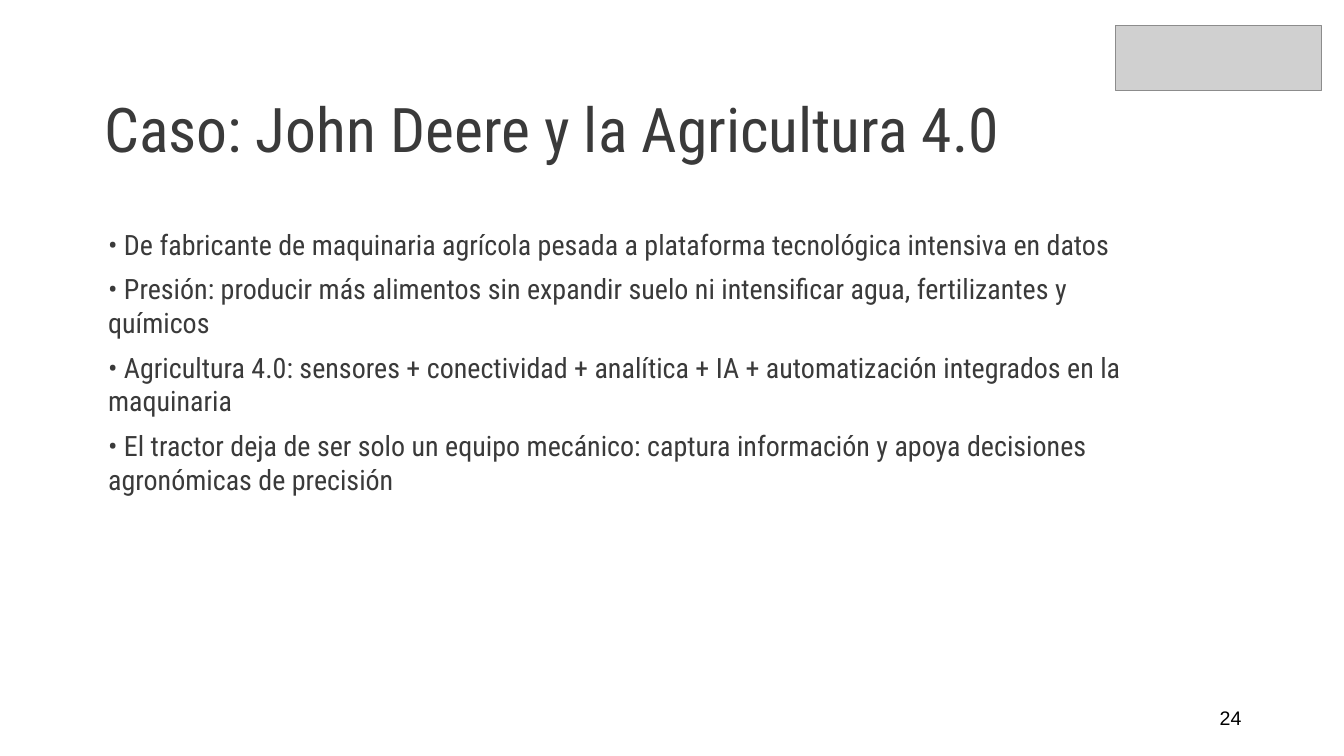
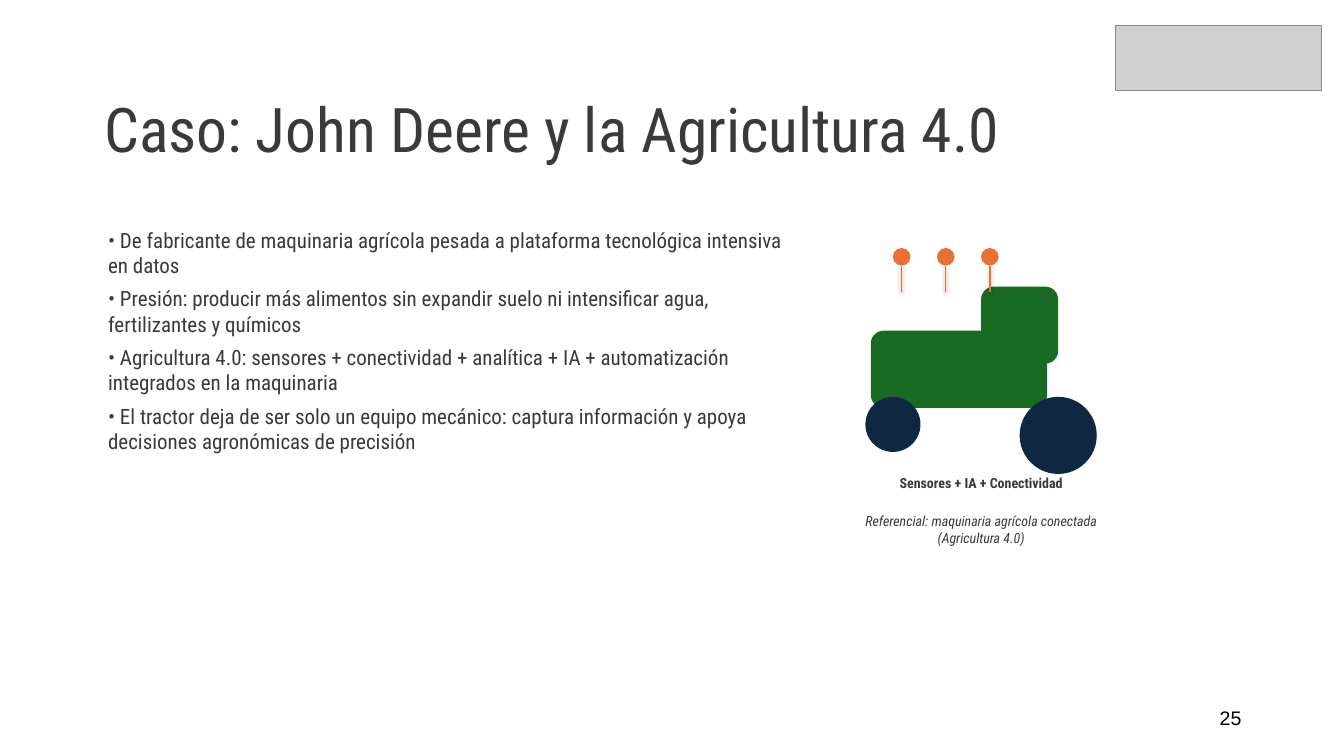
Before and after one commit to diegozamoranoWP/Diplomado-PUCV, a slide deck: slide 25 of Modulo_3_Transformacion_Digital/Clase_1_Transformacion_Digital.pptx (slide 24 before the commit). Drawn at 1344x756 pixels with LibreOffice and Linux fonts; fonts in the diff are those of the drawing; grey boxes stand for pictures. Boxes give left, top, right and bottom in pixels: in the first picture for what was removed or moved away, otherwise in the second. Text is boxed around its words. In the diff, an @@ line names an element or a change of style, - is before the commit and + after.

```diff
--- a/Modulo_3_Transformacion_Digital/Clase_1_Transformacion_Digital.pptx
+++ b/Modulo_3_Transformacion_Digital/Clase_1_Transformacion_Digital.pptx
@@ text "• De fabricante de maquinaria ..." at [108, 232, 781, 454]: size 20 to 15 pt; less space between paragraphs @@
@@ ellipse added at [893, 248, 910, 265], fill #E97132 @@
@@ line added from (902, 266) to (902, 292), #E97132 1 pt @@
@@ ellipse added at [938, 248, 955, 265], fill #E97132 @@
@@ line added from (946, 266) to (946, 292), #E97132 1 pt @@
@@ ellipse added at [981, 248, 998, 265], fill #E97132 @@
@@ line added from (990, 266) to (990, 292), #E97132 1 pt @@
@@ rounded rectangle added at [981, 286, 1059, 364], fill #196B24 @@
@@ rounded rectangle added at [871, 331, 1048, 408], fill #196B24 @@
@@ ellipse added at [865, 397, 921, 453], fill #0E2841 @@
@@ ellipse added at [1020, 397, 1098, 475], fill #0E2841 @@
@@ text added at [900, 477, 1063, 488], 10 pt, text #3A3A3A, bold @@
+Sensores + IA + Conectividad
@@ text added at [865, 515, 1097, 546], 10 pt, text #3A3A3A, italic @@
+Referencial: maquinaria agrícola conectada (Agricultura 4.0)
@@ text at [1220, 711, 1242, 726]: text changed @@
-24
+25
```
Also in this commit, not shown: 31 other slides changed, 1 slide added.
